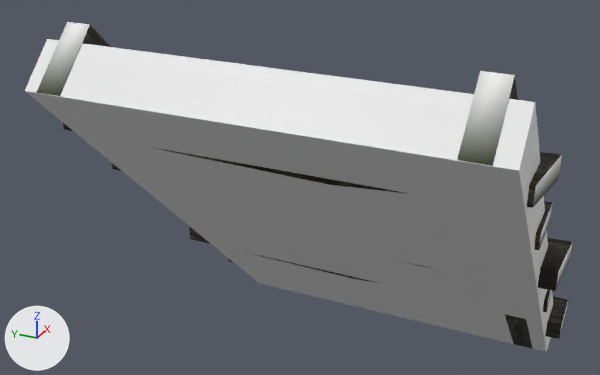
Renders of the COLLADA model models/ex_de_docks_steps_01.dae from each side of a commit.
Rendered twice from a camera (50 mm lens) standing at (-6.58, -2.44, 3.4) and looking at (-0.12, 0.47, 0.18). The axes (+X, +Y, +Z) are drawn at lower left. The lights are the same throughout. Where no turn or scale is listed for an object, it has been applied to the vertices.

Names of what the first picture shows: 'nifid_1-matrix', 'nifid_11-matrix', 'nifid_6-matrix'.
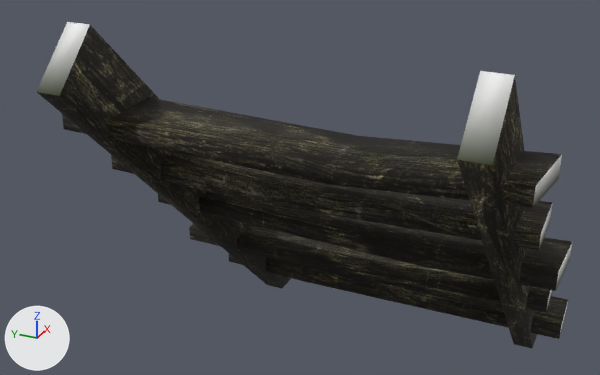
Pixel boxes (x1, y1, x2, y2) of what changed, in the pictures (600 x 375 px):
'nifid_11-matrix', deleted: before (25, 39, 553, 352)
'nifid_1-matrix', unchanged, uncovered by the edit: (37, 25, 573, 348) in both

The edits, one by one:
Object 'nifid_11-matrix' (ob_nifid_11_matrix) is deleted.
